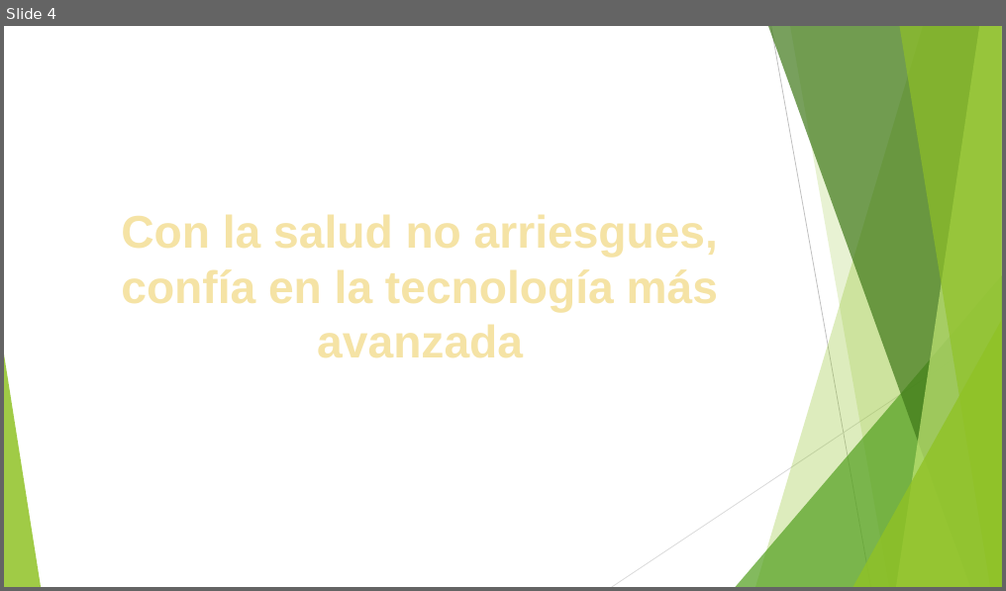
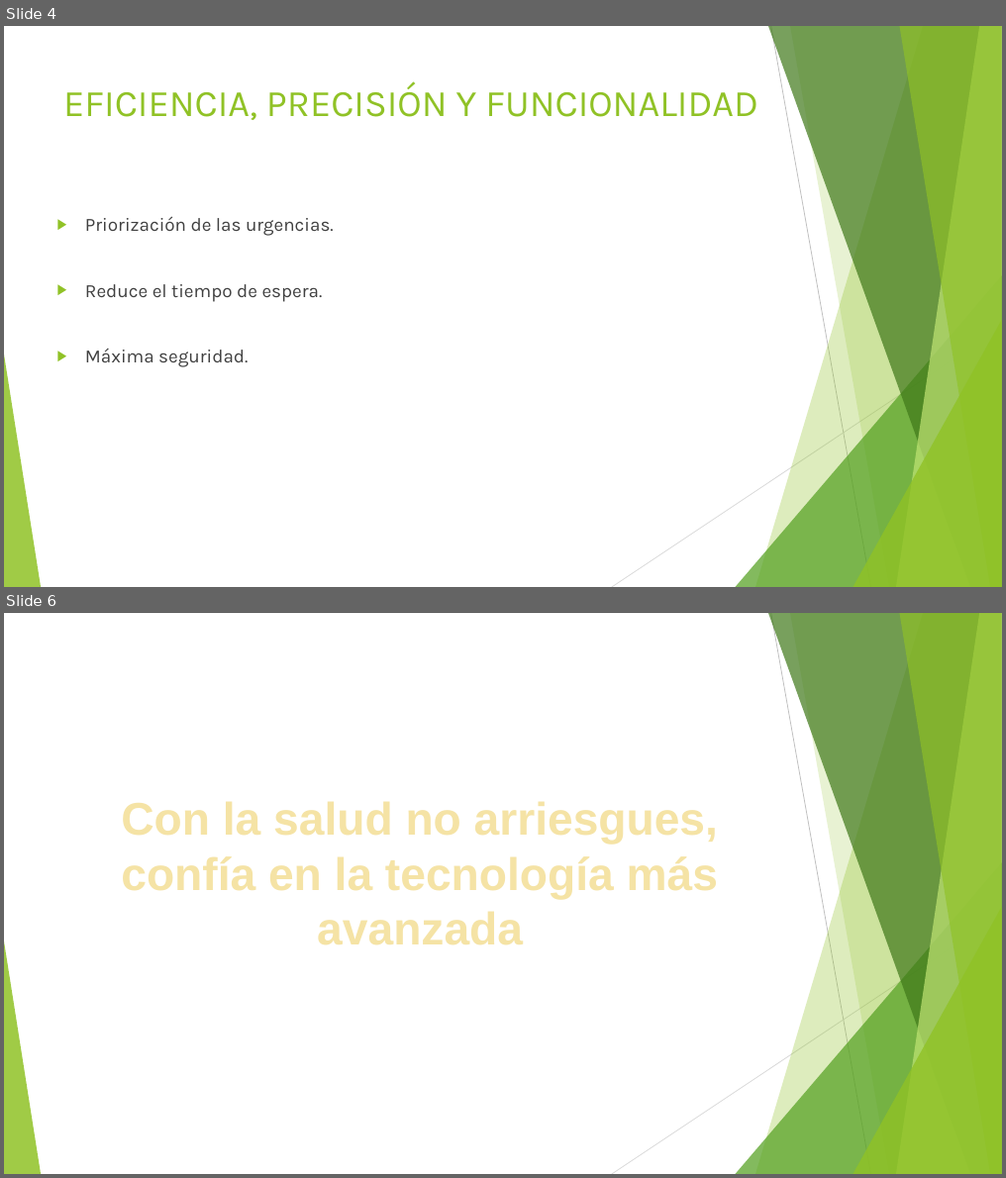
Before and after one commit to paula-arellano/proy_inf_dmp, a slide deck: SOFTWARE DE GESTIÓN HOSPITALARIA.pptx. Shown one above the other, each under a label of ours: slide 4 before the commit, slides 4 and 6 after it; the slides between them are not shown. The pictures are 1006x591 and 1006x1178 pixels, drawn with LibreOffice and Linux fonts; fonts in the diff are those of the drawing. Boxes give left, top, right and bottom in pixels: in the first picture for what was removed or moved away, otherwise in the second. Text is boxed around its words. In the diff, an @@ line names an element or a change of style, - is before the commit and + after.

```diff
--- a/SOFTWARE DE GESTIÓN HOSPITALARIA.pptx
+++ b/SOFTWARE DE GESTIÓN HOSPITALARIA.pptx
@@ slide 4 added at [4,26,1002,587], background #FFFFFF; not listed: 10 template elements that a slide beside it also shows @@
@@ title added at [63,82,758,120], 36 pt, text #90C226 @@
+EFICIENCIA, PRECISIÓN Y FUNCIONALIDAD
@@ text added at [85,216,334,368], 18 pt, text #404040 @@
+▶ Priorización de las urgencias.
+▶ Reduce el tiempo de espera.
+▶ Máxima seguridad.
@@ what was slide 4 is now slide 6 @@
```
Also in this commit, not shown: 1 slide changed, 1 other slide added.
